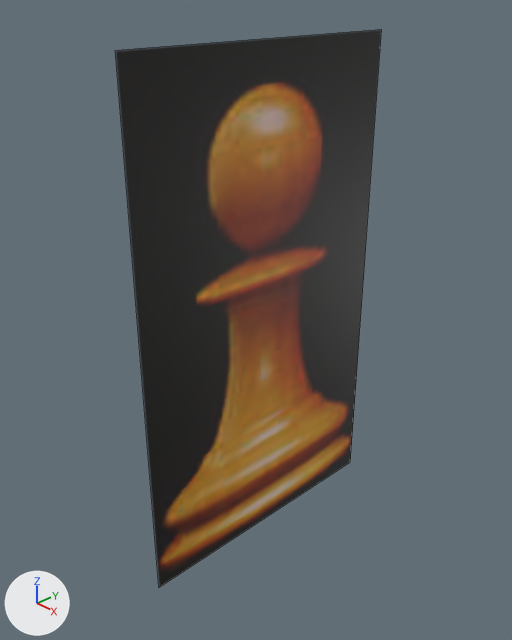
Before and after pictures for a commit that changed the Blender file Chess Set/Models/chess_piece_base.blend.
One viewpoint serves both versions: a 50 mm lens placed at (0.0451, -0.044, 0.0559), pointed at (-0.0006, -0.0009, 0.0252). Every picture has the same lights, and +X, +Y and +Z are marked at lower left. Mesh edges are drawn as thin lines.

The first picture shows 'Staunton Pawn'.
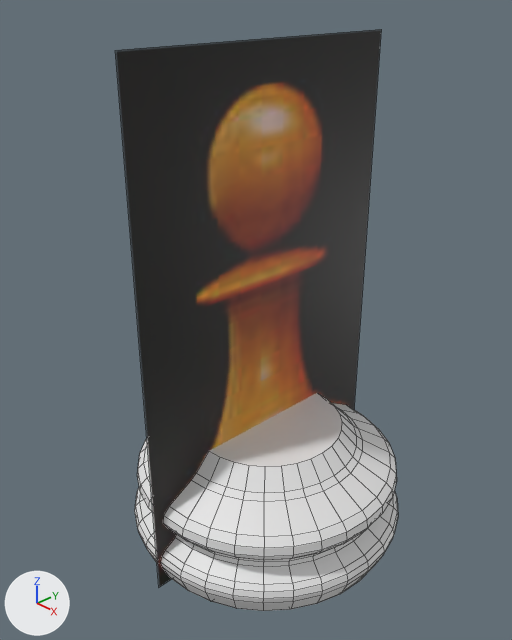
The change, as a diff of the scene's bpy script:
```diff
--- a/Chess Set/Models/chess_piece_base.blend.py
+++ b/Chess Set/Models/chess_piece_base.blend.py
@@ me_cylinder @@
+me_cylinder.from_pydata(...)  # 544 vertices, 514 faces; spans x -0.0146..0.0146, y -0.0145..0.0147, z 0.0..0.0134
@@ ob_piece_base @@
+ob_piece_base = bpy.data.objects.new('Piece Base', me_cylinder)
+ob_piece_base.location = (0.0, 0.0, 0.0)
```

Location of each change, [x1, y1, x2, y2] in pixels of the pictures (512 x 640 px):
'Piece Base', added
    after: [135, 393, 398, 611]
